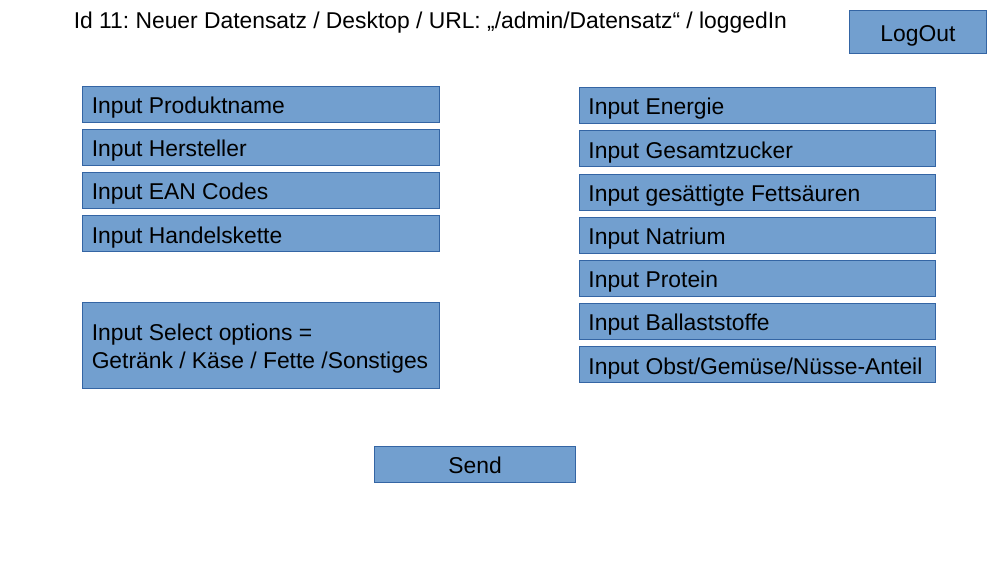
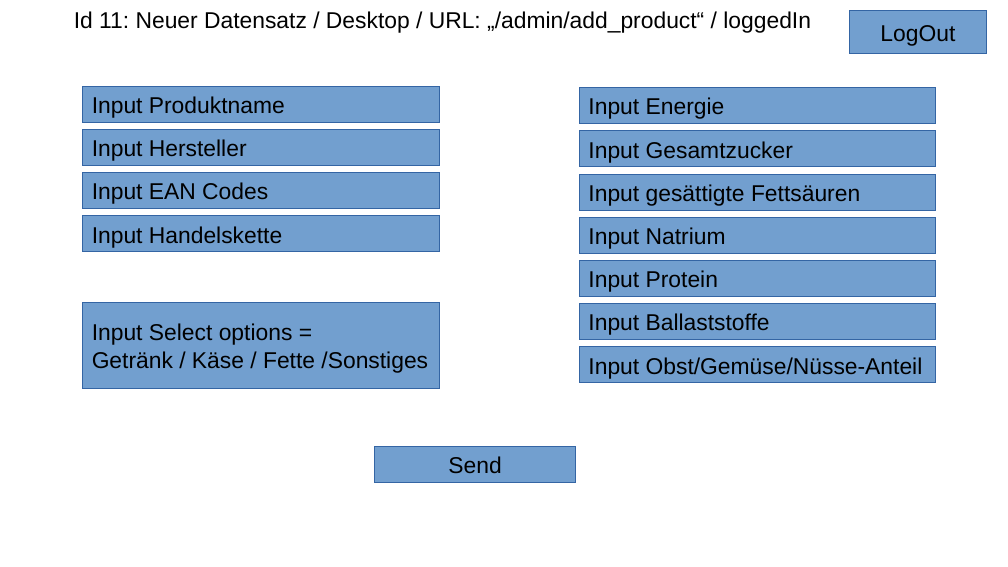
Before and after one commit to HolgerZerbe/foodata, a slide deck: slide 11 of concept/textdateien/Foodata Mockups.odp. Drawn at 1008x567 pixels with LibreOffice and Linux fonts; fonts in the diff are those of the drawing. Boxes give left, top, right and bottom in pixels: in the first picture for what was removed or moved away, otherwise in the second. Text is boxed around its words. In the diff, an @@ line names an element or a change of style, - is before the commit and + after.

```diff
--- a/concept/textdateien/Foodata Mockups.odp
+++ b/concept/textdateien/Foodata Mockups.odp
@@ text at [74,11,811,33]: text changed @@
-Id 11: Neuer Datensatz / Desktop / URL: „/admin/Datensatz“ / loggedIn
+Id 11: Neuer Datensatz / Desktop / URL: „/admin/add_product“ / loggedIn
```
Also in this commit, not shown: 3 other slides changed, 1 slide added.
